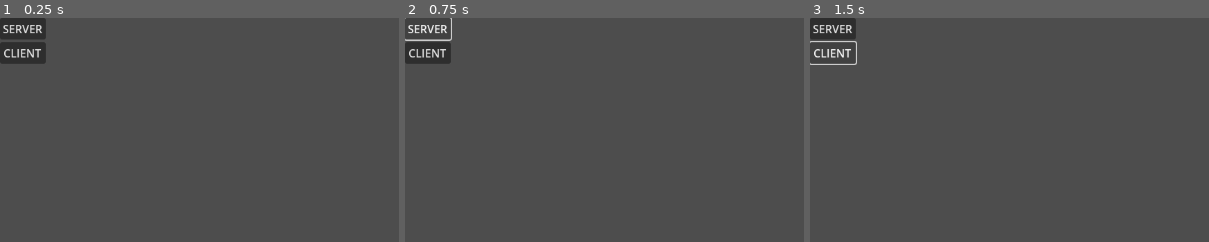
Above: before the commit, frames 1-3 (left to right).
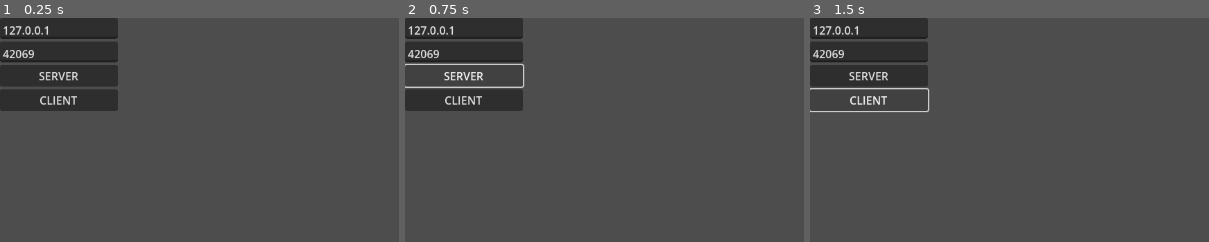
Above: after the commit, the same moments.

Repository: wilcoholic5/godo-multiplayer
Game: Godot game, scene res://low_level/scenes/LowLevelExample.tscn
Same seed, same stepped clock (60 frames per second), same inputs: the game is played once before the commit and once after it. The engine's default icon, where the game draws it, is replaced by a stand-in: a white triangle on a blue panel in a dark square.
Inputs:
- Up to frame 1 (0.25 s): no input
- Up to frame 2 (0.75 s): click "SERVER" at 0.5 s
- Up to frame 3 (1.5 s): click "CLIENT" at 1.25 s
The pictures show only the part of the screen within x 0-50%, y 0-50%; the shares and areas given below are measured in that part.

The runs differ from the first frame. In frame 1, 9.3% of the frame differs, in the area x 0-30%, y 0-42%; in frame 2, 7.5%; in frame 3, 7.4%.

Commit message:
add text boxes

Diff:
--- a/low_level/scenes/LowLevelExample.tscn
+++ b/low_level/scenes/LowLevelExample.tscn
@@ -8,3 +8,5 @@
 [node name="LowLevelUI" parent="." instance=ExtResource("1_2j20d")]
 
 [node name="LowLevelPlayerSpawn" parent="." instance=ExtResource("2_ggxxq")]
+
+[editable path="LowLevelUI"]
--- a/low_level/scenes/low_level.tscn
+++ b/low_level/scenes/low_level.tscn
@@ -7,18 +7,30 @@
 anchors_preset = 0
 script = ExtResource("1_3t1ii")
 
-[node name="VBoxContainer" type="VBoxContainer" parent="."]
+[node name="buttons" type="VBoxContainer" parent="."]
 layout_mode = 0
-offset_right = 40.0
-offset_bottom = 40.0
+offset_right = 170.0
+offset_bottom = 172.0
 
-[node name="server" type="Button" parent="VBoxContainer"]
+[node name="ip_address" type="TextEdit" parent="buttons"]
+custom_minimum_size = Vector2(45, 30)
+layout_mode = 2
+text = "127.0.0.1"
+placeholder_text = "IP ADDRESS"
+
+[node name="port" type="TextEdit" parent="buttons"]
+custom_minimum_size = Vector2(45, 30)
+layout_mode = 2
+text = "42069"
+placeholder_text = "PORT"
+
+[node name="server" type="Button" parent="buttons"]
 layout_mode = 2
 text = "SERVER"
 
-[node name="client" type="Button" parent="VBoxContainer"]
+[node name="client" type="Button" parent="buttons"]
 layout_mode = 2
 text = "CLIENT"
 
-[connection signal="pressed" from="VBoxContainer/server" to="." method="_on_server_pressed"]
-[connection signal="pressed" from="VBoxContainer/client" to="." method="_on_client_pressed"]
+[connection signal="pressed" from="buttons/server" to="." method="_on_server_pressed"]
+[connection signal="pressed" from="buttons/client" to="." method="_on_client_pressed"]
--- a/low_level/scripts/low_level_ui.gd
+++ b/low_level/scripts/low_level_ui.gd
@@ -1,7 +1,7 @@
 extends Control
 
 func _on_client_pressed() -> void:
-	LowLevelNetwork.start_client()
+	LowLevelNetwork.start_client($buttons/ip_address.text, int($buttons/port.text))
 
 func _on_server_pressed() -> void:
-	LowLevelNetwork.start_server()
+	LowLevelNetwork.start_server($buttons/ip_address.text, int($buttons/port.text))
